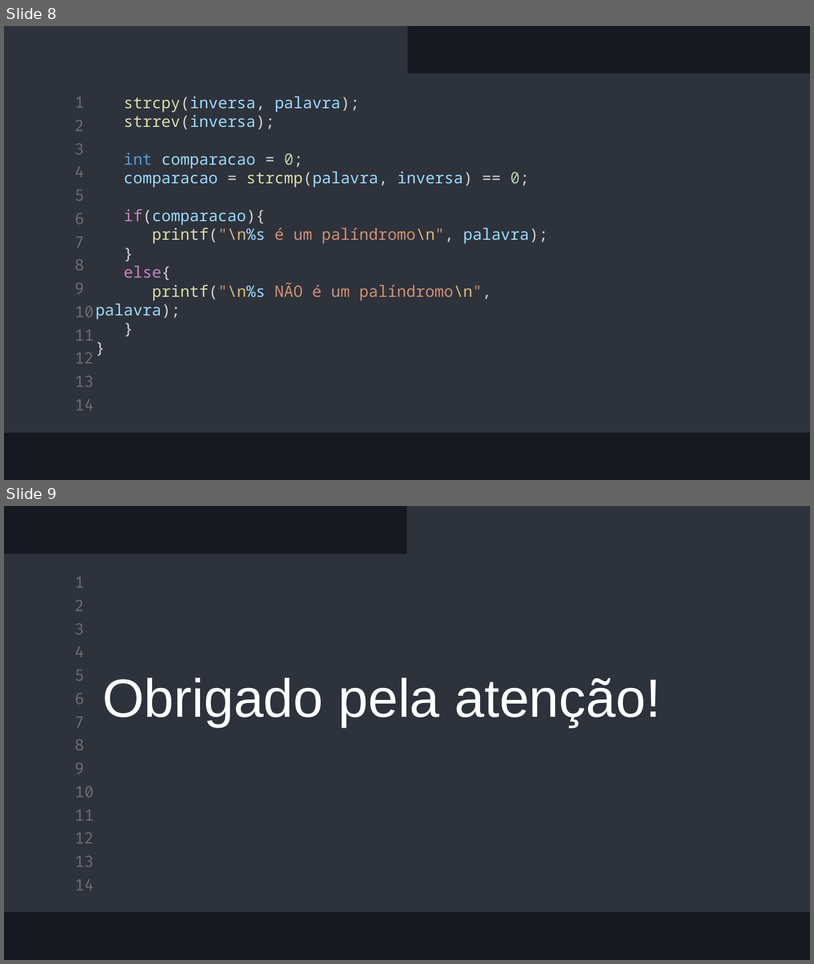
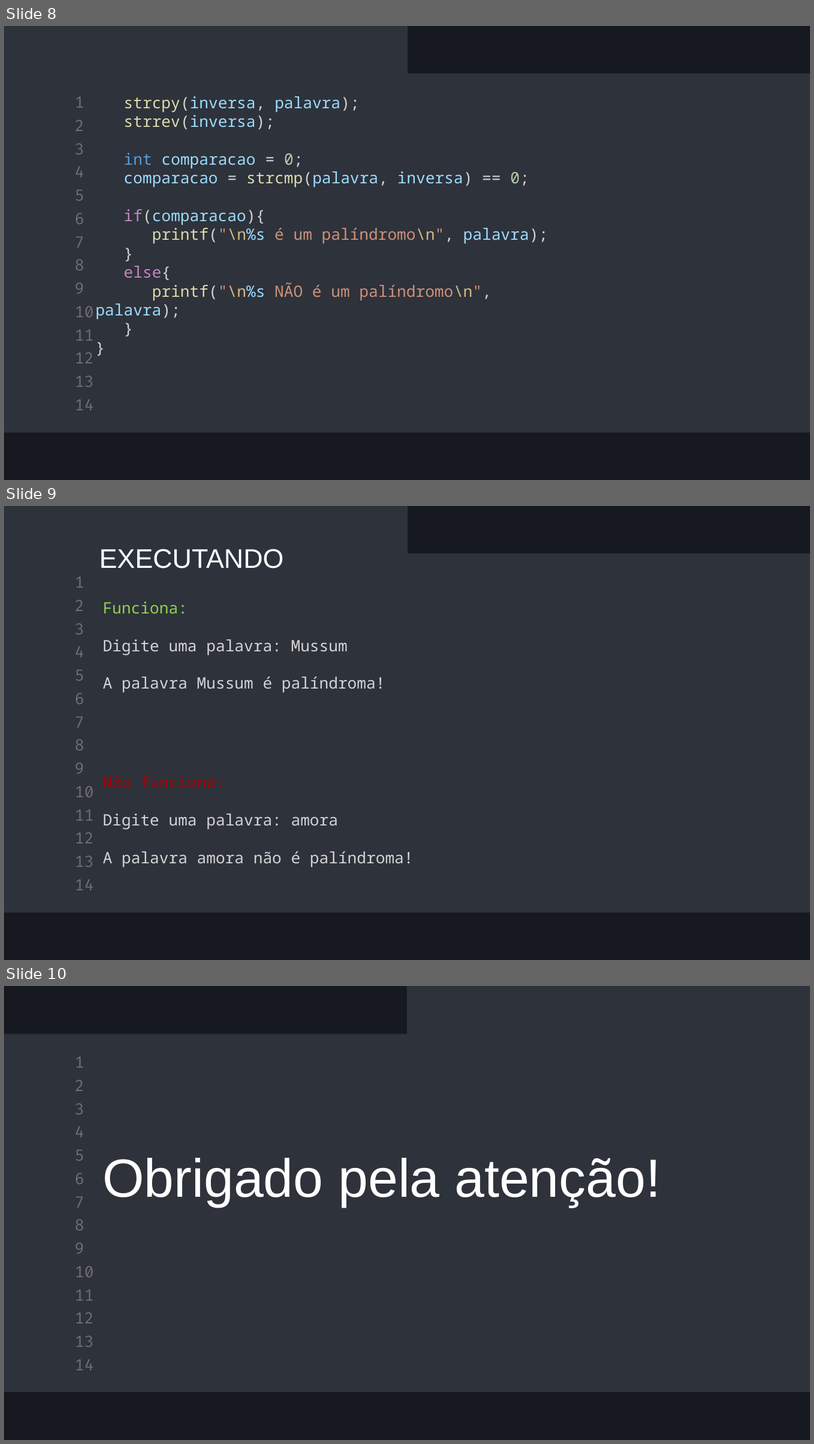
Before and after one commit to RodrigoEduardo347/exercicios-em-c, a slide deck: alg2-ex-propostos-3/ex-proposto-3/exercicio3.pptx. Shown one above the other, each under a label of ours: slides 8 and 9 before the commit, slides 8, 9 and 10 after it. The pictures are 814x964 and 814x1444 pixels, drawn with LibreOffice and Linux fonts; fonts in the diff are those of the drawing. Boxes give left, top, right and bottom in pixels: in the first picture for what was removed or moved away, otherwise in the second. Text is boxed around its words. In the diff, an @@ line names an element or a change of style, - is before the commit and + after.

```diff
--- a/alg2-ex-propostos-3/ex-proposto-3/exercicio3.pptx
+++ b/alg2-ex-propostos-3/ex-proposto-3/exercicio3.pptx
@@ slide 9 added at box(4, 506, 810, 960), background #16191F; not listed: 16 template elements that a slide beside it also shows @@
@@ text added at box(99, 549, 284, 568), 24 pt, text #FFFFFF @@
+EXECUTANDO
@@ text added at box(103, 601, 386, 693), 14 pt, text #D4D4D4 @@
+Funciona:
+Digite uma palavra: Mussum
+A palavra Mussum é palíndroma!
@@ text added at box(103, 775, 414, 867), 14 pt, text #D4D4D4 @@
+Não funciona:
+Digite uma palavra: amora
+A palavra amora não é palíndroma!
@@ what was slide 9 is now slide 10 @@
```
Also in this commit, not shown: 6 other files.
